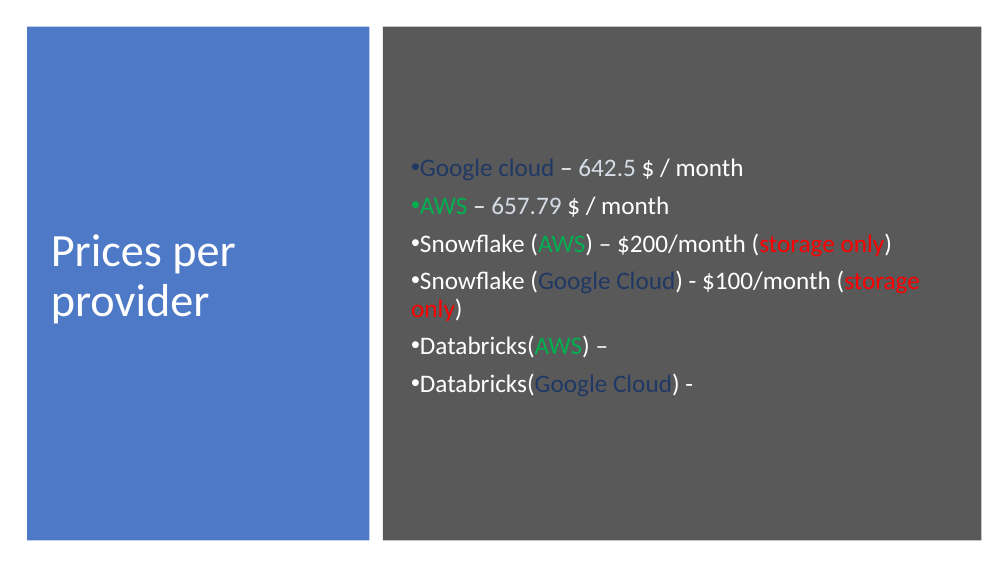
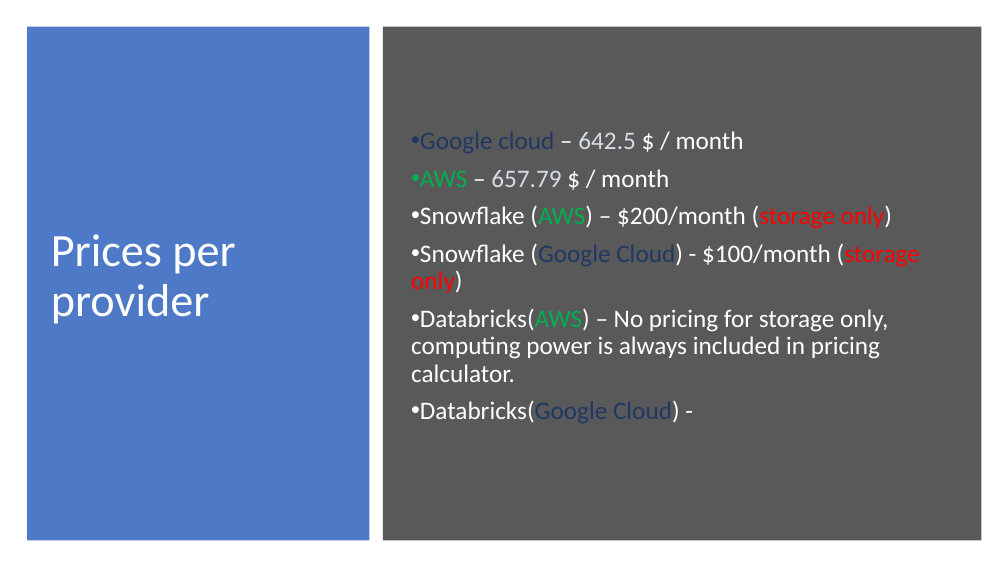
Before and after one commit to Warglaive/SaaS-MachineLearningPlatform-Research, a slide deck: slide 1 of Cost/MarginCalc.pptx. Drawn at 1008x567 pixels with LibreOffice and Linux fonts; fonts in the diff are those of the drawing. Boxes give left, top, right and bottom in pixels: in the first picture for what was removed or moved away, otherwise in the second. Text is boxed around its words. In the diff, an @@ line names an element or a change of style, - is before the commit and + after.

```diff
--- a/Cost/MarginCalc.pptx
+++ b/Cost/MarginCalc.pptx
@@ subtitle at (411, 309, 888, 382): text changed @@
-• Databricks(AWS) –
+• Databricks(AWS) – No pricing for storage only, computing power is always included in pricing calculator.
```
Also in this commit, not shown: 1 slide removed.
